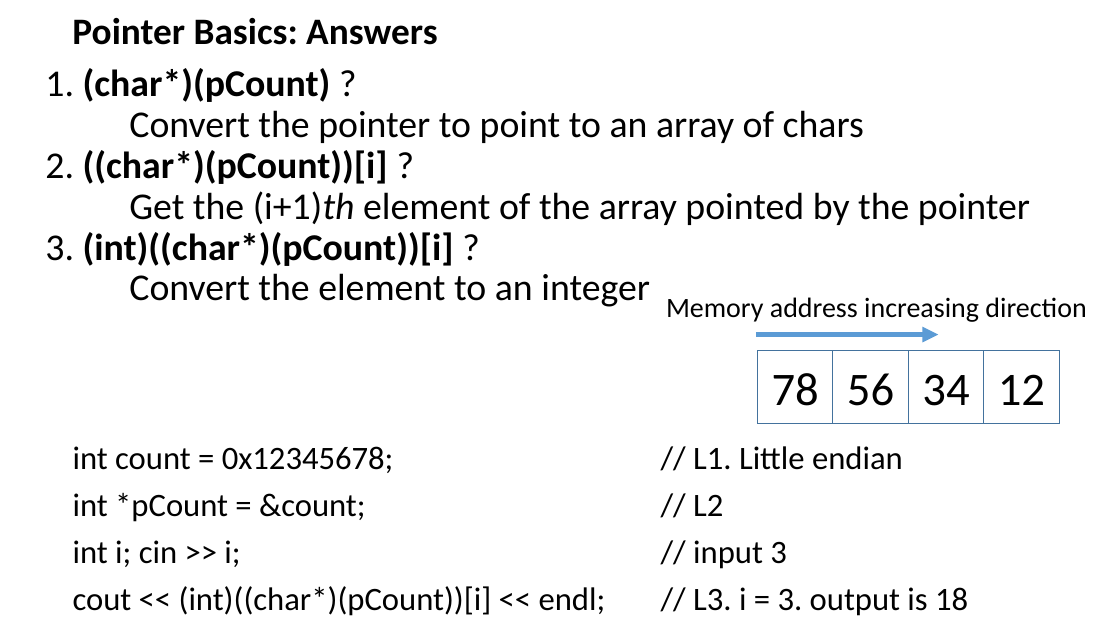
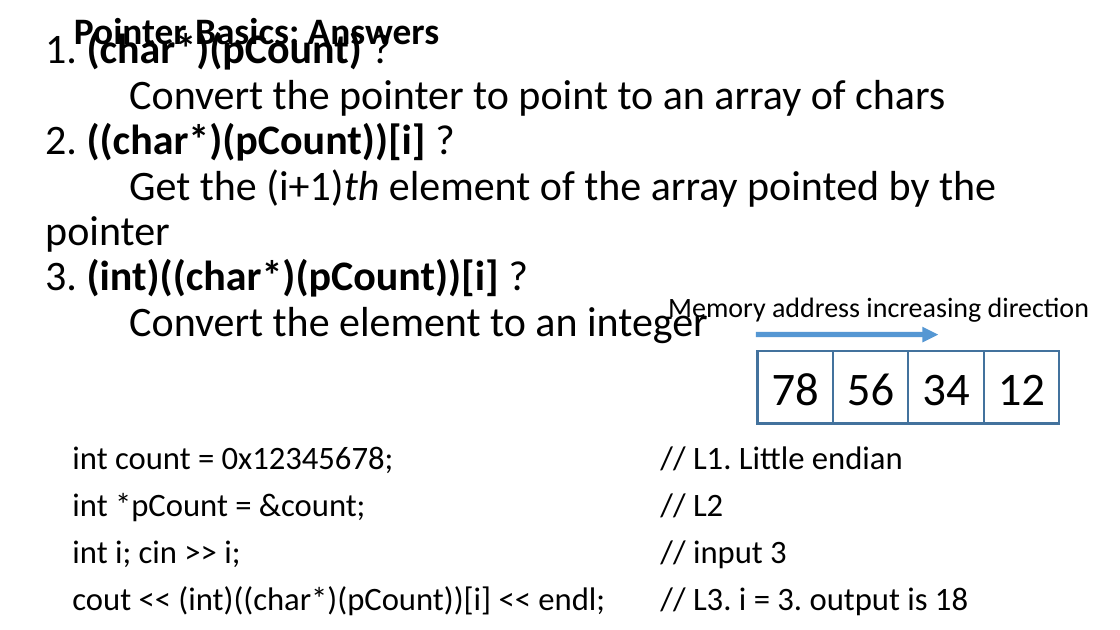
Before and after one commit to cies96035/OOP, a slide deck: slide 10 of 99_OOP_Exercises_2020Spring/99_01_Exercises_Pointers_1.5hours.pptx. Drawn at 1120x630 pixels with LibreOffice and Linux fonts; fonts in the diff are those of the drawing. Boxes give left, top, right and bottom in pixels: in the first picture for what was removed or moved away, otherwise in the second. Text is boxed around its words. In the diff, an @@ line names an element or a change of style, - is before the commit and + after.

```diff
--- a/99_OOP_Exercises_2020Spring/99_01_Exercises_Pointers_1.5hours.pptx
+++ b/99_OOP_Exercises_2020Spring/99_01_Exercises_Pointers_1.5hours.pptx
@@ text "1. (char*)(pCount) ? Convert the ..." at <box>45,29,996,344</box>: size 32.4 to 36 pt @@
@@ text "Pointer Basics: Answers" rewrapped from <box>72,18,437,45</box> to <box>74,18,439,54</box> @@
```
Also in this commit, not shown: 13 other slides changed, 1 other file.
